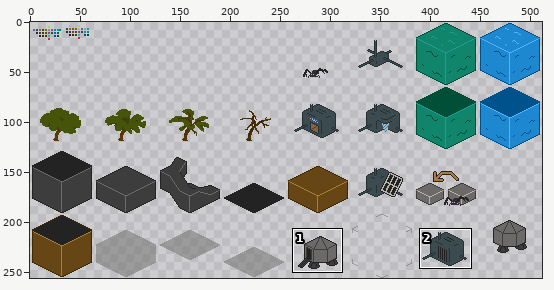
Two versions of one sprite sheet, assets/image/tileset.png. Above: a wide view before the commit, with the close-up outlined.
Close-up. Before the commit:
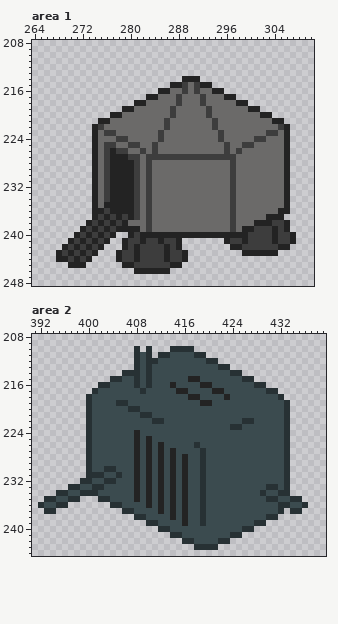
The file is 512x256 pixels. Colours within 5 levels of each other are drawn and written as one. Shown: area 1: x 264..310, y 208..248; area 2: x 391..439, y 208..244. The commit also changed other parts of the picture, which this record leaves out.
New version:
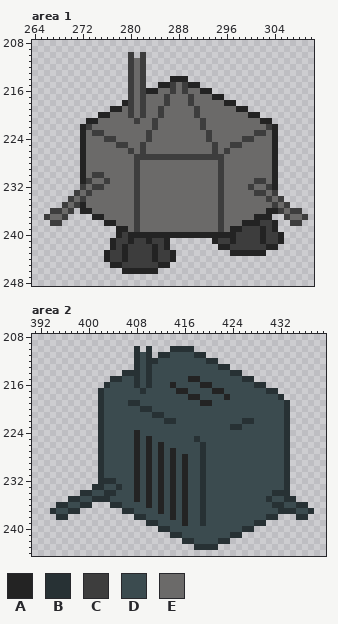
Palette (. is transparent): A #232323  B #273134  C #3d3d3d  D #3b4b4f  E #6b6a69
Changes in this commit:
Changed rows in their new state; - is an unchanged pixel.
Area 1:
first column x 266:
210 --------------C-C---------------------------
211 --------------CEC---------------------------
212 --------------CEC---------------------------
213 --------------CEC---------------------------
214 --------------CEC----AA-..------------------
215 --------------CEC--AACE-AA..----------------
216 --------------CECAAEEC---EAA..--------------
217 --------------CECEE-C-E-C-E-AA..------------
218 -------------ACEC---C-E-C-E---AA..----------
219 -----------AAEC-C--C-E---C-E----AA..--------
220 ---------AAEE-C-C--C-E---C-E------AA..------
221 -------AAEE----C--C-E-----C-E-------AA..----
222 ------ACEE--------C-E-----C-E--------CA..---
223 ------AECCEE-----C-E-------C-E-----CCEA..---
224 ------AEE-CCEE---C-E-------C-E---CCEE-A..---
225 ------AEE-EECCEEC-E---------C-ECCEE---A..---
226 ------AEE-EEEEC---E---------C---E-----A..---
227 ------AEE-EEEEE-C-------------EE------A..---
228 ------AEE-EEEEE--E-----------C-E------A..---
229 ------AEE-EEEEE--E-----------C-E------A..---
230 ------AECCEEEEE--E-----------C-E------A..---
231 ------ACE--EEEE--E-----------C-E---CC-A..---
232 ------CECCEEEEE--E-----------C-E--C--CA..---
233 -----CECE-EEEEE--E-----------C-E---CC-C..---
234 ----CECEE-EEEEE--E-----------C-E-----C-C.---
235 ---CECAEE-EEEEE--E-----------C-E------C-C---
236 -CCEC-AAEEEEEEE--E-----------C-E-----AACECC-
237 CEEC-----AEEEEE--E-----------C-E---AA-..CEEC
238 -CC----...A-EE-C-E-----------C-E-AA-CCA..CC-
239 ------......--EC-E-----------C-AACC-A--..---
240 -----.......AC-A----------------CC--A-CA..--
241 ----.......ACCA-CA-CA..-----ACCA-C--A-CA..--
242 ---.......-AC--C--A--..------AACC----AA..---
243 --.......-ACCA-C--A-CA..-------AA----..-----
244 --......--ACCA-C--A-CA..--------------------
245 ----...----AACC----AA..---------------------
246 -------------AA----..-----------------------
Area 2:
first column x 392:
216 ----------.-----------------------------------
217 ---------.B-----------------------------------
218 --------..B-----------------------------------
219 --------..B--DDBB-----------------------------
220 --------..B----DDBB---------------------------
221 --------..B------DDBB-------------------------
222 --------..B--------DDBB-----------------------
223 --------..B-----------------------------------
224 --------..B-----------------------------------
225 --------..B---------------B-------------------
226 --------..B---------------DB------------------
227 --------..B-----------------------------------
228 --------..B-----------------------------------
229 --------..B-----------------------------------
230 --------..BDD---------------------------------
231 --------..---D--------------------------------
232 -------...B-----------------------------------
233 -----....----B------------------------DD------
234 ---....--D-BB------------------------D-B------
235 -....--DDB-----------------------------D-B-.--
236 ...--DDBB------------------------------B-D-B--
237 -.-DDBB----------------------------------B-DDB
238 ---BB--------------------------------------BB-
